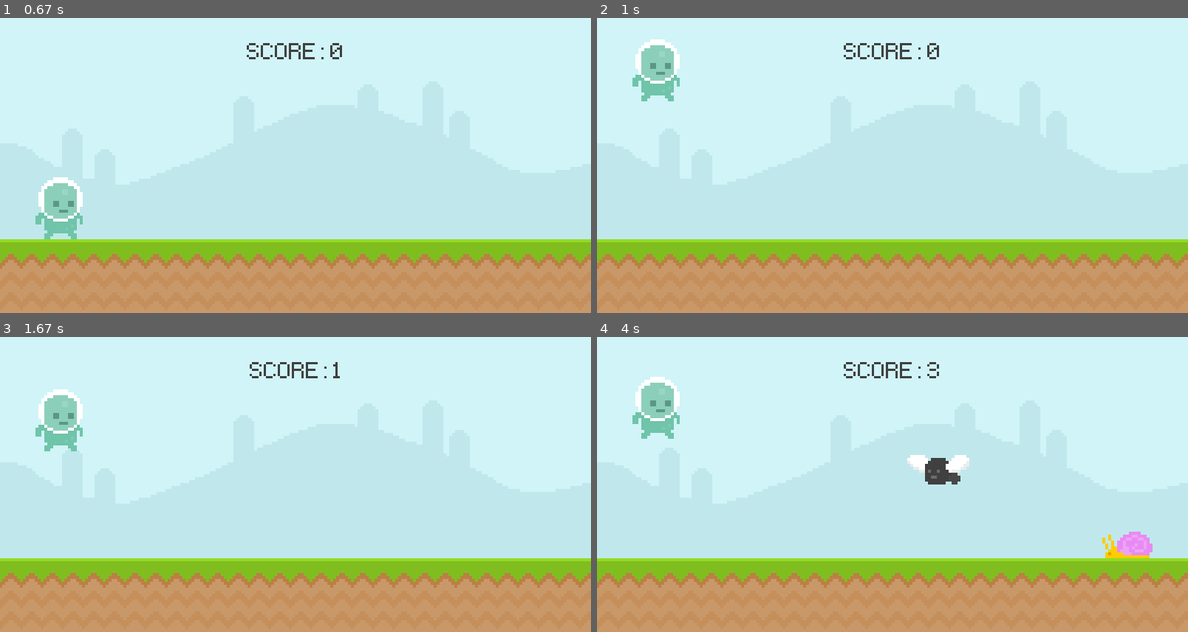
Above: before the commit, frames 1-4 (two rows, left to right).
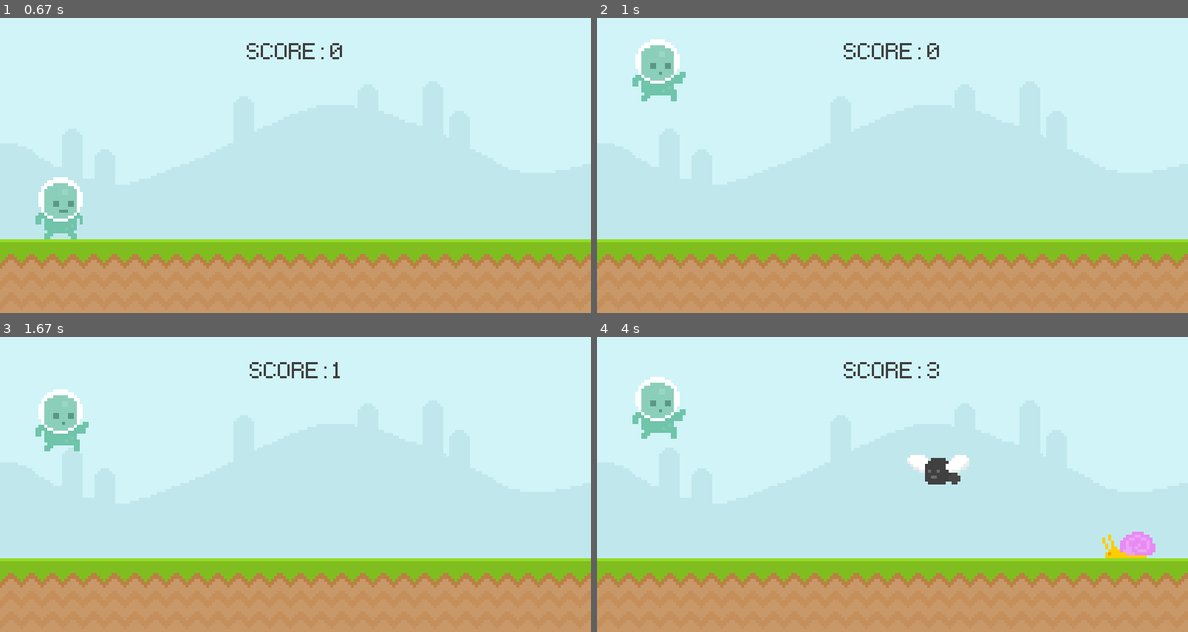
Above: after the commit, the same moments.

Repository: hasanfarhan33/learningPygameAgain
Game: pygame game, started from learningPygame.py
Same seed, same stepped clock (60 frames per second), same inputs: the game is played once before the commit and once after it.
Inputs (mouse positions are in pixels of both pictures, inside the frame that each line leads up to):
- Up to frame 1 (0.67 s): tap Space at 0.33 s
- Up to frame 2 (1 s): click (656, 206) at 0.72 s
- Up to frame 3 (1.67 s): tap Space at 1.5 s
- Up to frame 4 (4 s): tap Space at 1.9, 2.2, 2.73, 3.03, 3.8 s

Frame 1 is identical in both runs. In frame 2, 0.1% of the frame differs, in the area x 10-15%, y 18-29%; in frame 3, 0.1%; in frame 4, 0.3%, in the area x 10-95%, y 24-75%.

Commit message:
Added animations

Diff:
--- a/learningPygame.py
+++ b/learningPygame.py
@@ -34,6 +34,21 @@
         return []
 
 
+def player_animation():
+    global playerSurface, playerIndex
+    if playerRectangle.bottom < 300:
+        playerSurface = playerJumpSurface
+    else:
+        playerIndex += 0.1
+        if playerIndex >= len(playerWalk):
+            playerIndex = 0
+        playerSurface = playerWalk[int(playerIndex)]
+
+    # Play walking animation if the player is on the floor
+
+    # Play the jump animation if the player is in the air
+
+
 def collision(player, obstacleList):
     if obstacleList:
         for obstacleRect in obstacleList:
@@ -61,14 +76,38 @@
 # scoreRectangle = scoreSurface.get_rect(center = (screen.get_width() // 2, 50))
 
 # ENEMIES
-snailSurface = pygame.image.load("graphics\snail\snail1.png").convert_alpha()
-flySurface = pygame.image.load("graphics\Fly\Fly1.png").convert_alpha()
+# Snail
+snailFrame1 = pygame.image.load("graphics\snail\snail1.png").convert_alpha()
+snailFrame2 = pygame.image.load("graphics\snail\snail2.png").convert_alpha()
+snailFrames = [snailFrame1, snailFrame2]
+snailIndex = 0
+snailSurface = snailFrames[snailIndex]
+
+# Fly
+flyFrame1 = pygame.image.load("graphics\Fly\Fly1.png").convert_alpha()
+flyFrame2 = pygame.image.load("graphics\Fly\Fly2.png").convert_alpha()
+flyFrames = [flyFrame1, flyFrame2]
+flyIndex = 0
+flySurface = flyFrames[flyIndex]
 
 obstacleRectList = []
 
-playerSurface = pygame.image.load(
+playerWalk1Surface = pygame.image.load(
     "graphics\player\player_walk_1.png").convert_alpha()
-playerRectangle = playerSurface.get_rect(midbottom=(80, 300))
+# playerRectangle = playerWalk1Surface.get_rect(midbottom=(80, 300))
+
+playerWalk2Surface = pygame.image.load(
+    "graphics\player\player_walk_2.png").convert_alpha()
+
+# For animating the player
+playerWalk = [playerWalk1Surface, playerWalk2Surface]
+playerIndex = 0
+playerSurface = playerWalk[playerIndex]
+
+playerJumpSurface = pygame.image.load("graphics\player\jump.png")
+
+playerRectangle = playerWalk1Surface.get_rect(midbottom=(80, 300))
+
 
 # Intro Screen
 playerStandSurface = pygame.image.load(
@@ -77,6 +116,7 @@
 playerStandRectangle = playerStandSurface.get_rect(
     center=(screen.get_width() // 2, screen.get_height() // 2))
 
+
 playerGravity = 0  # Implementing Gravity
 
 
@@ -102,6 +142,12 @@
 # Timer - MUST add +1 to each event
 obstacleTimer = pygame.USEREVENT + 1
 pygame.time.set_timer(obstacleTimer, 1500)
+
+snailAnimationTimer = pygame.USEREVENT + 2
+pygame.time.set_timer(snailAnimationTimer, 500)
+
+flyAnimationTimer = pygame.USEREVENT + 3
+pygame.time.set_timer = (flyAnimationTimer, 200)
 
 while True:
     # Event Loop
@@ -129,13 +175,31 @@
                 gameActive = True
                 startTime = (pygame.time.get_ticks()) // 1000
 
-        if event.type == obstacleTimer and gameActive:
-            if randint(0, 2):
-                obstacleRectList.append(snailSurface.get_rect(
-                    bottomright=(randint(900, 1100), 300)))
-            else:
-                obstacleRectList.append(flySurface.get_rect(
-                    bottomright=(randint(900, 1100), 200)))
+        if gameActive:
+            if event.type == obstacleTimer:
+                if randint(0, 2):
+                    obstacleRectList.append(snailSurface.get_rect(
+                        bottomright=(randint(900, 1100), 300)))
+                else:
+                    obstacleRectList.append(flySurface.get_rect(
+                        bottomright=(randint(900, 1100), 200)))
+
+            if event.type == snailAnimationTimer:
+                if snailIndex == 0:
+                    snailIndex = 1
+                else:
+                    snailIndex = 0
+
+                snailSurface = snailFrames[snailIndex]
+
+            if event.type == flyAnimationTimer:
+                if flyIndex == 0:
+                    flyIndex = 1
+                else:
+                    flyIndex = 0
+
+                flySurface = flyFrames[flyIndex]
+
     # draw all elements
     '''
     Surface
@@ -189,6 +253,7 @@
         # Making sure that the player doesn't go through the floor
         if (playerRectangle.bottom > 300):
             playerRectangle.bottom = 300
+        player_animation()
         screen.blit(playerSurface, playerRectangle)
 
         # Obstacle Movement
